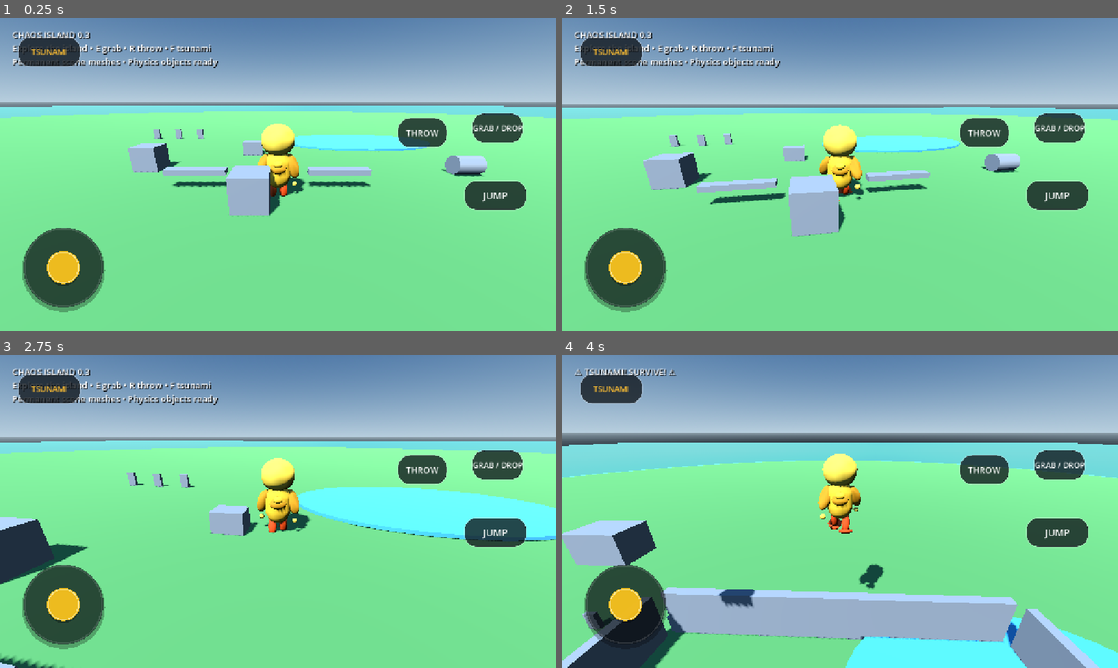
Above: before the commit, frames 1-4 (two rows, left to right).
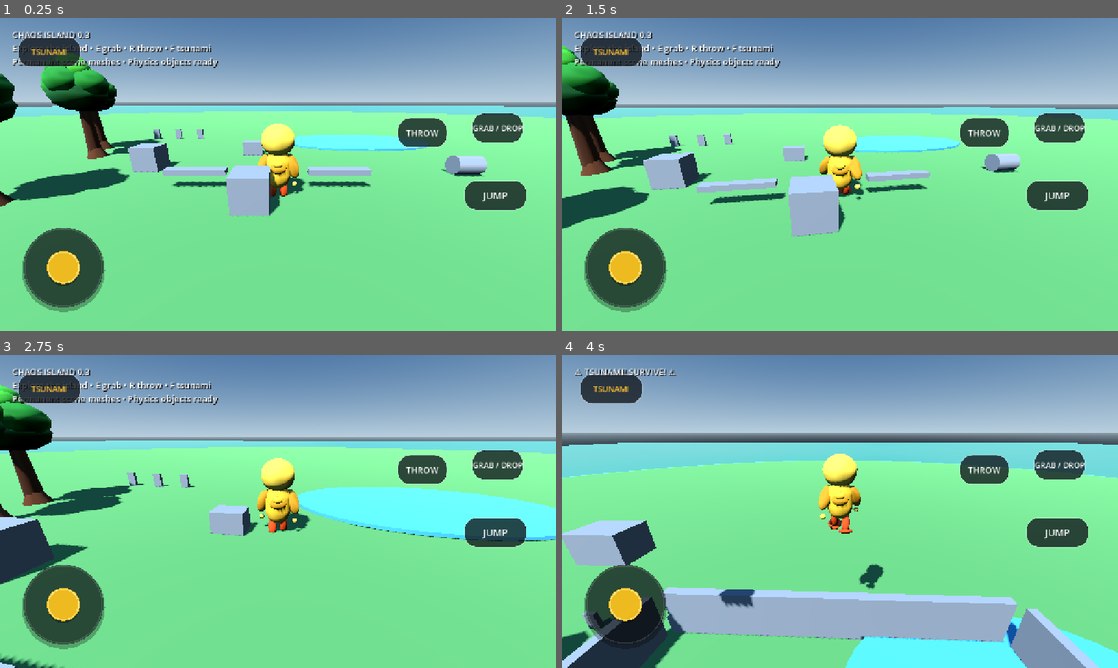
Above: after the commit, the same moments.

Repository: manojoffl-git/chaos-island-build
Game: Godot game, scene res://scenes/Main.tscn
Same seed, same stepped clock (60 frames per second), same inputs: the game is played once before the commit and once after it.
Inputs (mouse positions are in pixels of both pictures, inside the frame that each line leads up to):
- Up to frame 1 (0.25 s): no input
- Up to frame 2 (1.5 s): click "JUMP" at 0.5 s; tap Enter at 1.25 s; move the mouse to (867, 174) at 1.27 s; hold W (move_forward) from 1.28 s (still down); tap E (grab) at 1.35 s; click (867, 174) at 1.42 s
- Up to frame 3 (2.75 s): keep holding W (move_forward); tap Space (jump) at 1.52, 2.27 s; move the mouse to (250, 511) at 2.02 s; tap R (throw) at 2.1 s
- Up to frame 4 (4 s): keep holding W (move_forward); move the mouse to (851, 505) at 2.77 s; tap F at 2.85 s; move the mouse to (834, 517) at 3.52 s; tap E (grab) at 3.6 s; click (834, 517) at 3.67 s; tap Space (jump) at 3.77 s

The runs differ from the first frame. In frame 1, 4.0% of the frame differs, in the area x 0-29%, y 12-61%; in frame 2, 4.2%, in the area x 0-22%, y 8-68%; in frame 3, 3.1%; in frame 4, 0.3%.

Commit message:
Fix tree scene load error for Godot 4.7

Diff:
--- a/scenes/assets/Tree_Stylized.tscn
+++ b/scenes/assets/Tree_Stylized.tscn
@@ -7,11 +7,12 @@
 radial_segments = 8
 rings = 3
 
-[sub_resource type="ConeMesh" id="RootMesh"]
+[sub_resource type="CylinderMesh" id="RootMesh"]
 top_radius = 0.30
 bottom_radius = 0.72
 height = 0.9
 radial_segments = 8
+rings = 2
 
 [sub_resource type="CylinderMesh" id="BranchMesh"]
 top_radius = 0.10
